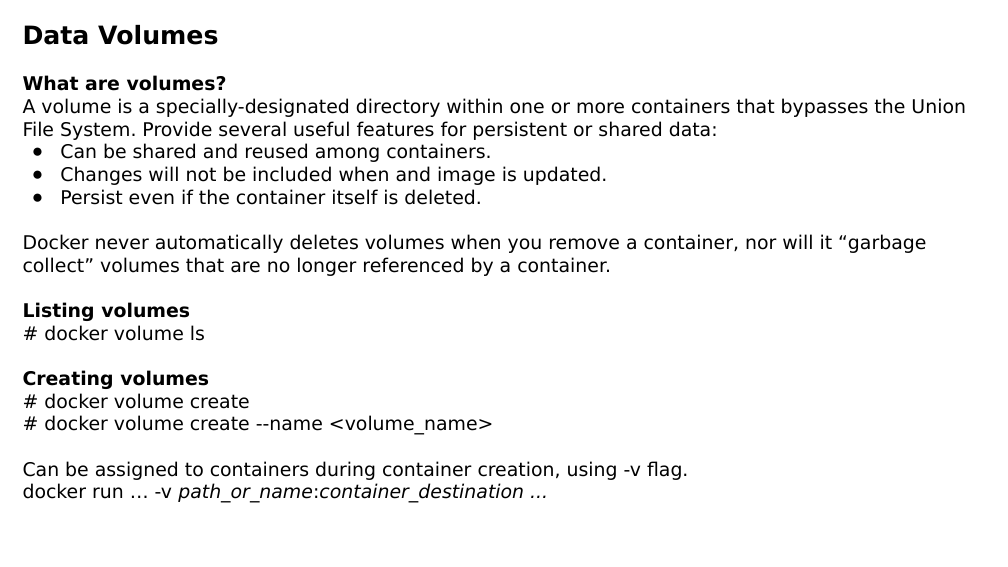
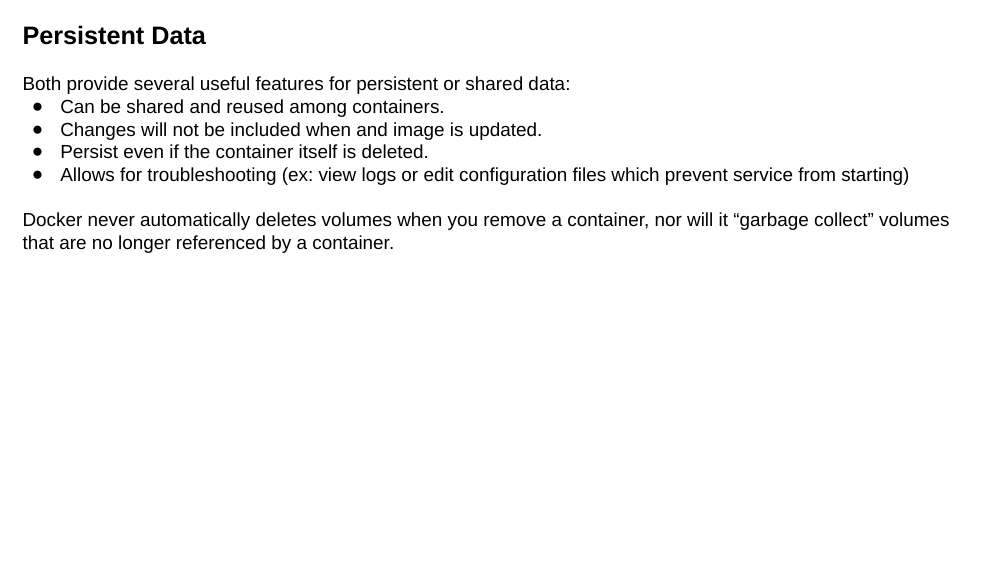
Before and after one commit to luisnabais-courses/course_docker, a slide deck: slide 20 of slides/02_intermediate_course_slides.pptx (slide 13 before the commit). Drawn at 1008x567 pixels with LibreOffice and Linux fonts; fonts in the diff are those of the drawing; background and template pictures are left out. Boxes give left, top, right and bottom in pixels: in the first picture for what was removed or moved away, otherwise in the second. Text is boxed around its words. In the diff, an @@ line names an element or a change of style, - is before the commit and + after.

```diff
--- a/slides/02_intermediate_course_slides.pptx
+++ b/slides/02_intermediate_course_slides.pptx
@@ text at [23,25,570,94]: text changed; font DejaVu Sans to Arial @@
-Data Volumes
-What are volumes?
-A volume is a specially-designated directory within one or more containers that bypasses the Union File System. Provide several useful features for persistent or shared data:
+Persistent Data
+Both provide several useful features for persistent or shared data:
@@ text at [23,99,949,253]: font DejaVu Sans to Arial in "Can be shared and reused among containers.", "Changes will not be included when and ...", "Persist even if the container itself is ...", "Docker never automatically deletes volumes when you ..." @@
@@ text at [60,167,909,185]: paragraph added @@
+● Allows for troubleshooting (ex: view logs or edit configuration files which prevent service from starting)
@@ text at [23,302,688,503]: paragraphs removed @@
-Listing volumes
-# docker volume ls
-Creating volumes
-# docker volume create
-# docker volume create --name <volume_name>
-Can be assigned to containers during container creation, using -v flag.
-docker run … -v path_or_name:container_destination ...
```
Also in this commit, not shown: 8 other slides changed, 24 slides added, 18 slides removed, 30 other files.
